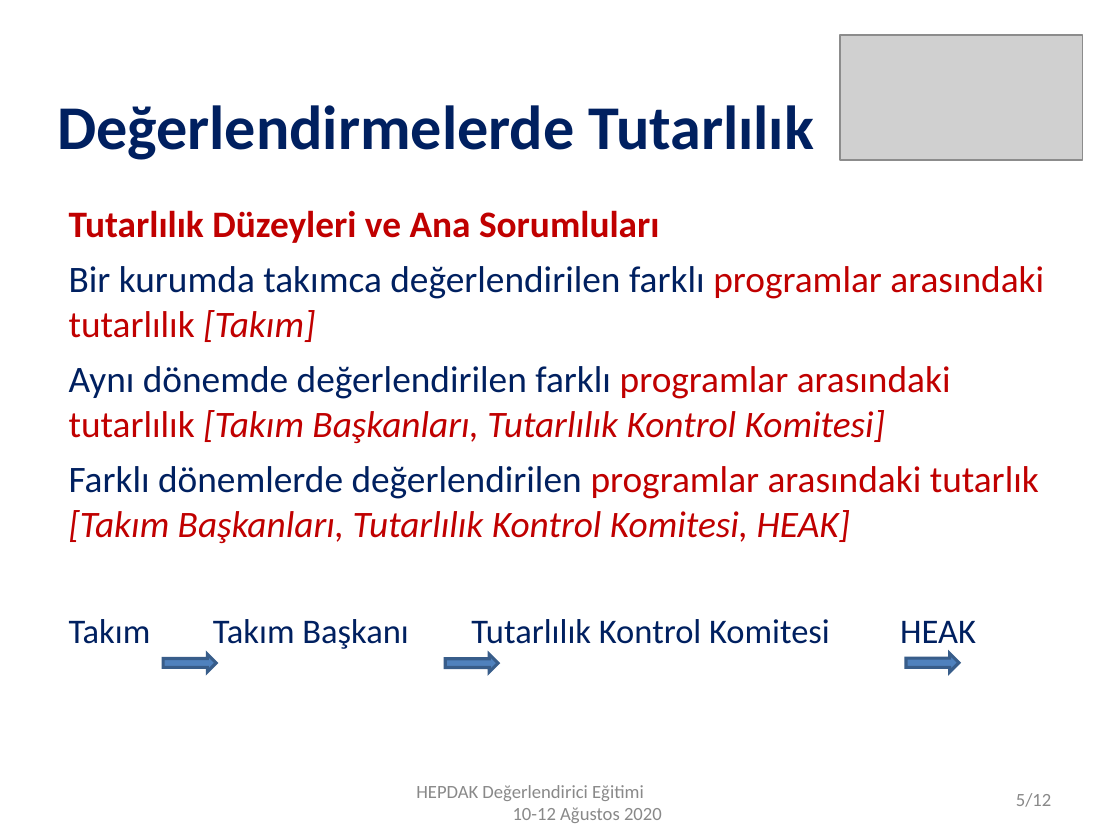
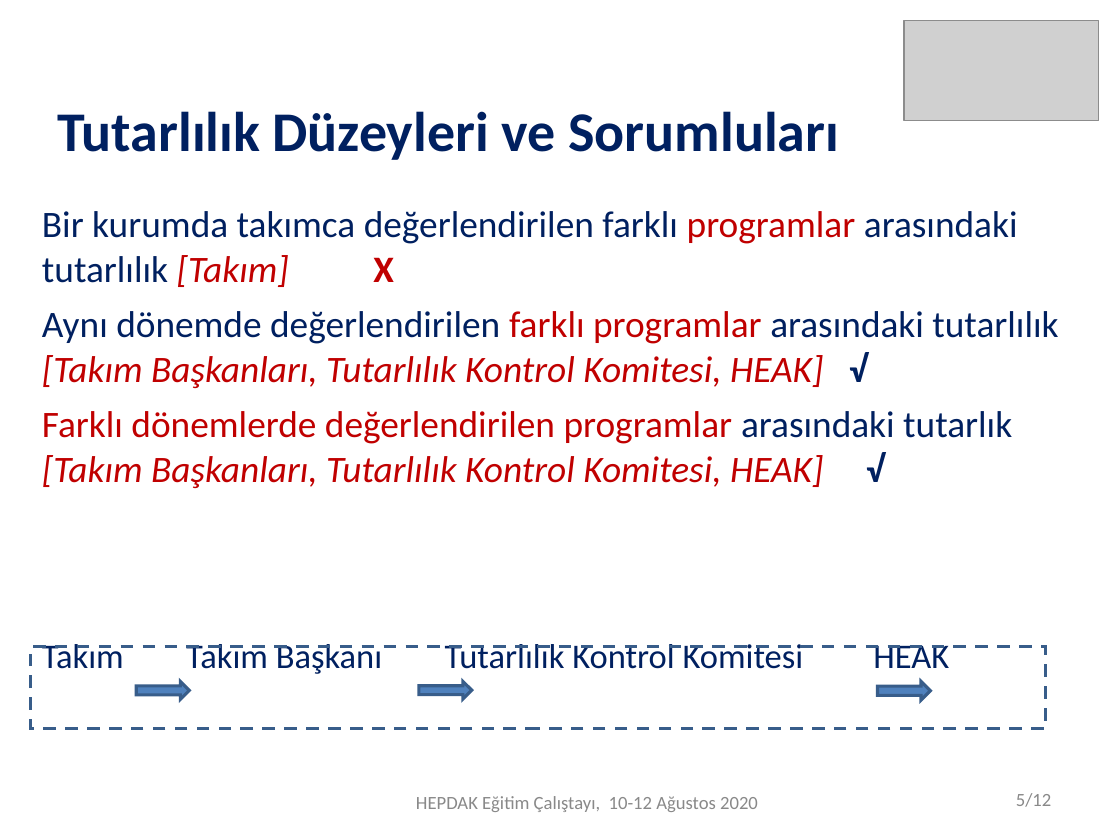
Before and after one commit to sametgolgeci/Hepdak-nextjs, a slide deck: slide 5 of public/doc/degerlendirici_egitim_5/8.tutarlılık.ppt (slide 3 before the commit). Drawn at 1120x840 pixels with LibreOffice and Linux fonts; fonts in the diff are those of the drawing; grey boxes stand for pictures. Boxes give left, top, right and bottom in pixels: in the first picture for what was removed or moved away, otherwise in the second. Text is boxed around its words. In the diff, an @@ line names an element or a change of style, - is before the commit and + after.

Commit message:
v.1.11.14
- Çalıştayın (2020-İzmir) 5. ve 8. dosyası güncellendi

```diff
--- a/public/doc/degerlendirici_egitim_5/8.tutarlılık.ppt
+++ b/public/doc/degerlendirici_egitim_5/8.tutarlılık.ppt
@@ picture: place and size @@
-picture at bbox=[840, 35, 1083, 160]
+picture at bbox=[904, 20, 1099, 121]
@@ title at bbox=[57, 111, 839, 160]: text changed; size 40 to 36 pt @@
-Değerlendirmelerde Tutarlılık
+Tutarlılık Düzeyleri ve Sorumluları
@@ text "Bir kurumda takımca değerlendirilen farklı ...": place and size @@
-text "Bir kurumda takımca değerlendirilen farklı ..." at bbox=[69, 210, 1044, 652]
+text "Bir kurumda takımca değerlendirilen farklı ..." at bbox=[42, 211, 1058, 674]
@@ text at bbox=[42, 211, 1058, 488]: text changed @@
-Tutarlılık Düzeyleri ve Ana Sorumluları
-Bir kurumda takımca değerlendirilen farklı programlar arasındaki tutarlılık [Takım]
-Aynı dönemde değerlendirilen farklı programlar arasındaki tutarlılık [Takım Başkanları, Tutarlılık Kontrol Komitesi]
-Farklı dönemlerde değerlendirilen programlar arasındaki tutarlık [Takım Başkanları, Tutarlılık Kontrol Komitesi, HEAK]
+Bir kurumda takımca değerlendirilen farklı programlar arasındaki tutarlılık [Takım] X
+Aynı dönemde değerlendirilen farklı programlar arasındaki tutarlılık [Takım Başkanları, Tutarlılık Kontrol Komitesi, HEAK] √
+Farklı dönemlerde değerlendirilen programlar arasındaki tutarlık [Takım Başkanları, Tutarlılık Kontrol Komitesi, HEAK] √
@@ rectangle added at bbox=[30, 646, 1045, 728], outline #385D8A 2.01 pt dashed @@
@@ right arrow at bbox=[137, 682, 189, 700]: proportions changed @@
@@ right arrow: place and size @@
-right arrow at bbox=[164, 654, 216, 672]
+right arrow at bbox=[137, 682, 189, 700]
@@ right arrow: place and size @@
-right arrow at bbox=[446, 654, 498, 672]
+right arrow at bbox=[419, 681, 472, 699]
@@ right arrow at bbox=[419, 681, 472, 699]: proportions changed @@
@@ right arrow: place and size @@
-right arrow at bbox=[906, 653, 959, 672]
+right arrow at bbox=[878, 681, 931, 700]
@@ text at bbox=[416, 796, 758, 812]: text changed @@
-HEPDAK Değerlendirici Eğitimi 10-12 Ağustos 2020
+HEPDAK Eğitim Çalıştayı, 10-12 Ağustos 2020
```
Also in this commit, not shown: 9 other slides changed, 3 slides added, 1 other file.
